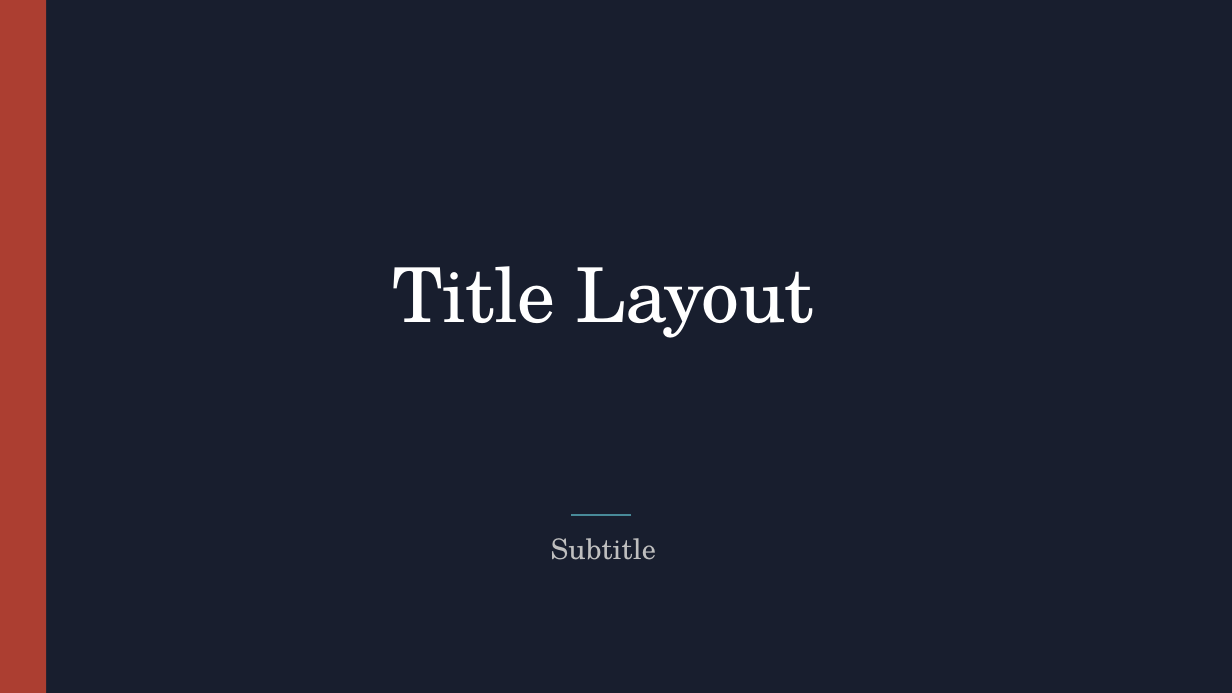
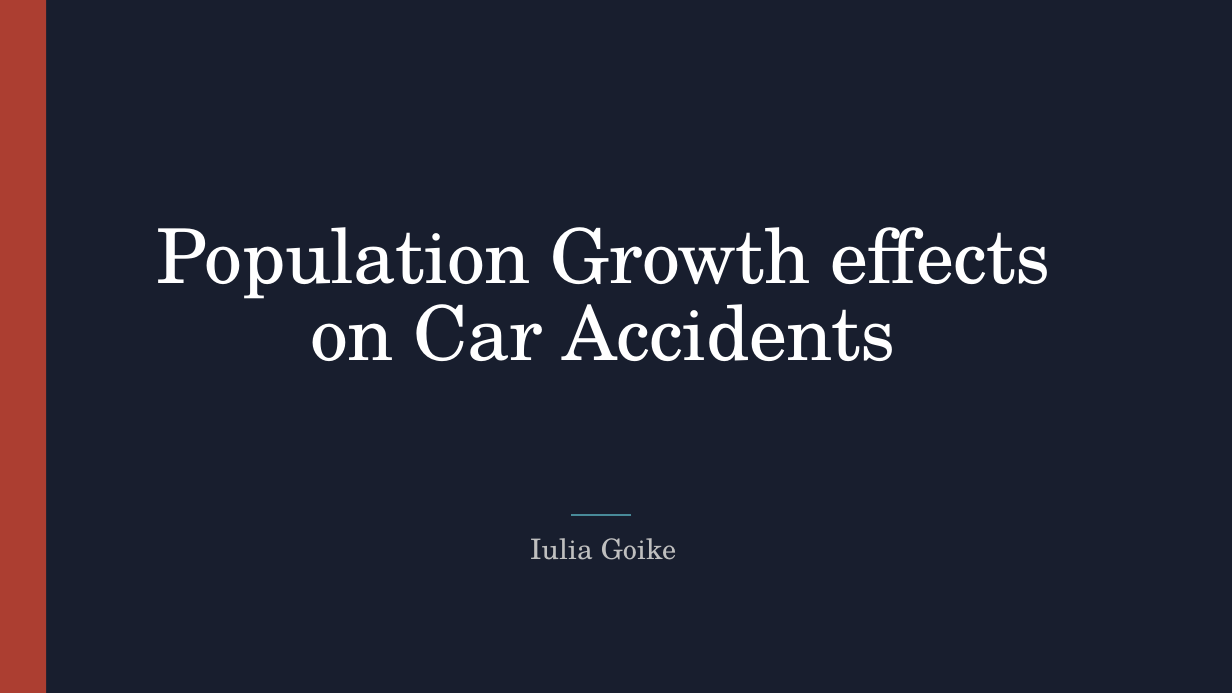
Before and after one commit to igoike/Capstone, a slide deck: slide 1 of Capstone_Presentation.pptx. Drawn at 1232x693 pixels with LibreOffice and Linux fonts; fonts in the diff are those of the drawing. Boxes give left, top, right and bottom in pixels: in the first picture for what was removed or moved away, otherwise in the second. Text is boxed around its words. In the diff, an @@ line names an element or a change of style, - is before the commit and + after.

```diff
--- a/Capstone_Presentation.pptx
+++ b/Capstone_Presentation.pptx
@@ title at bbox=[157, 227, 1050, 361]: text changed @@
-Title Layout
+Population Growth effects on Car Accidents
@@ subtitle at bbox=[530, 538, 677, 560]: text changed @@
-Subtitle
+Iulia Goike
```
Also in this commit, not shown: 4 other slides changed, 5 slides added, 5 slides removed, 12 other files.
